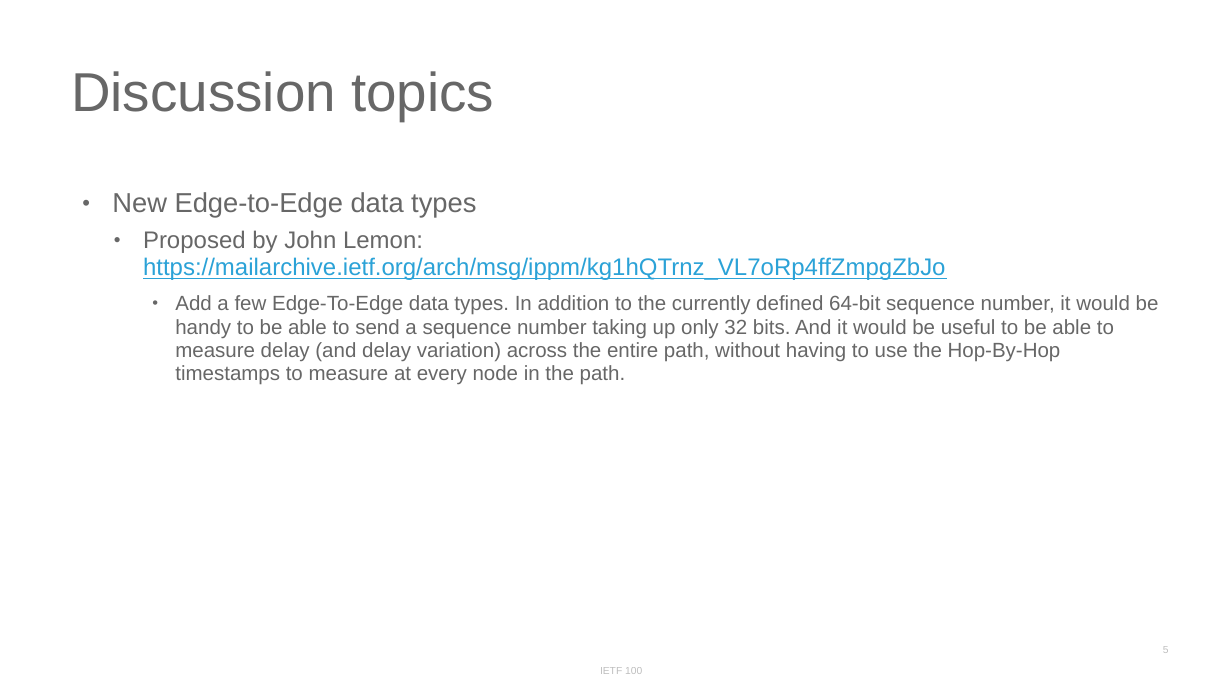
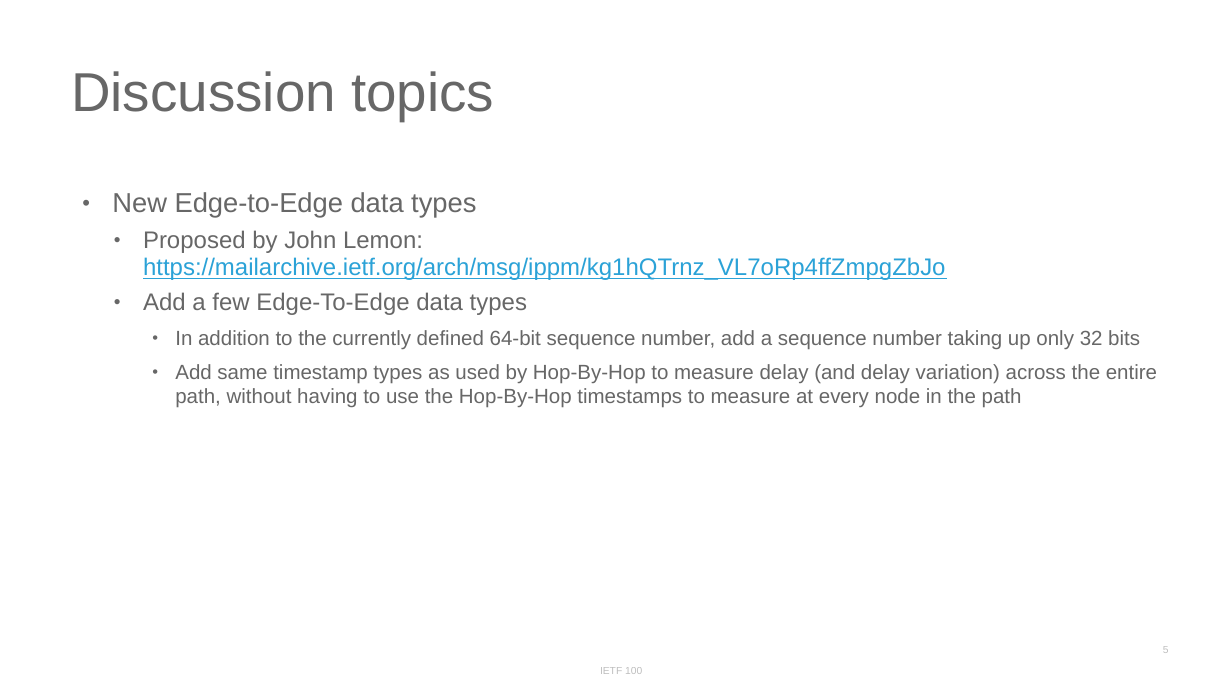
Before and after one commit to inband-oam/ietf, a slide deck: slide 5 of presentations/IETF100/IETF100-IPPM-IOAM.pptx. Drawn at 1232x693 pixels with LibreOffice and Linux fonts; fonts in the diff are those of the drawing. Boxes give left, top, right and bottom in pixels: in the first picture for what was removed or moved away, otherwise in the second. Text is boxed around its words. In the diff, an @@ line names an element or a change of style, - is before the commit and + after.

```diff
--- a/presentations/IETF100/IETF100-IPPM-IOAM.pptx
+++ b/presentations/IETF100/IETF100-IPPM-IOAM.pptx
@@ text at (143,292,1157,408): text changed @@
-    • Add a few Edge-To-Edge data types. In addition to the currently defined 64-bit sequence number, it would be handy to be able to send a sequence number taking up only 32 bits. And it would be useful to be able to measure delay (and delay variation) across the entire path, without having to use the Hop-By-Hop timestamps to measure at every node in the path.
+  • Add a few Edge-To-Edge data types
+    • In addition to the currently defined 64-bit sequence number, add a sequence number taking up only 32 bits
+    • Add same timestamp types as used by Hop-By-Hop to measure delay (and delay variation) across the entire path, without having to use the Hop-By-Hop timestamps to measure at every node in the path
```
Also in this commit, not shown: 1 other slide changed.
